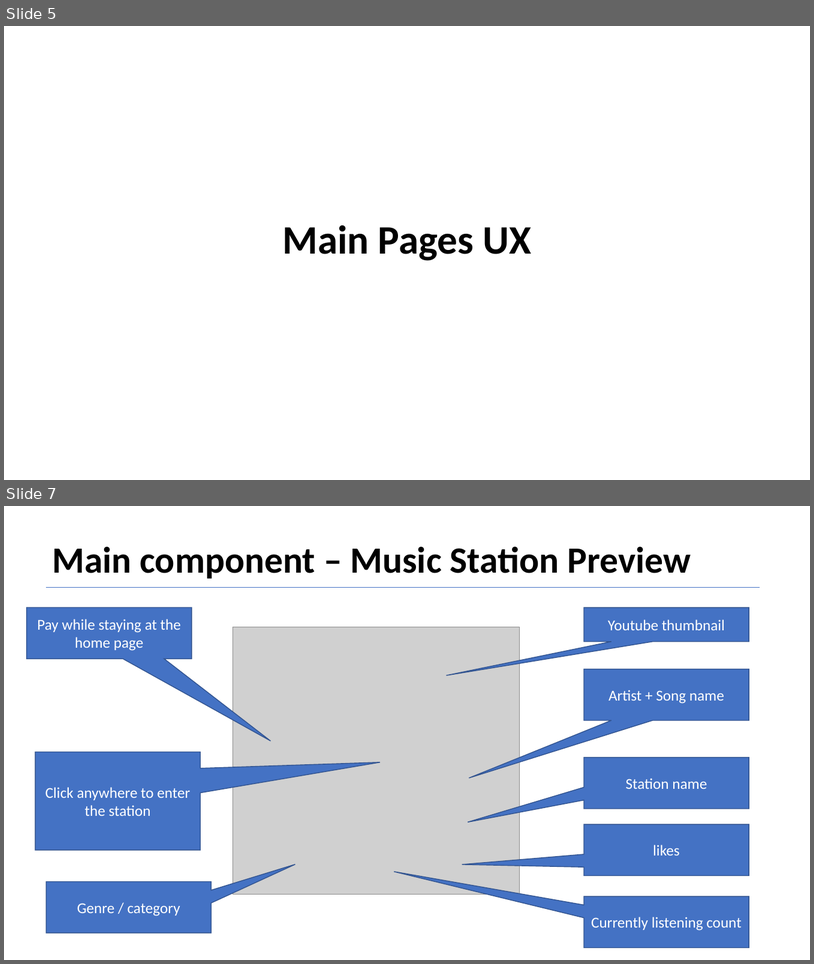
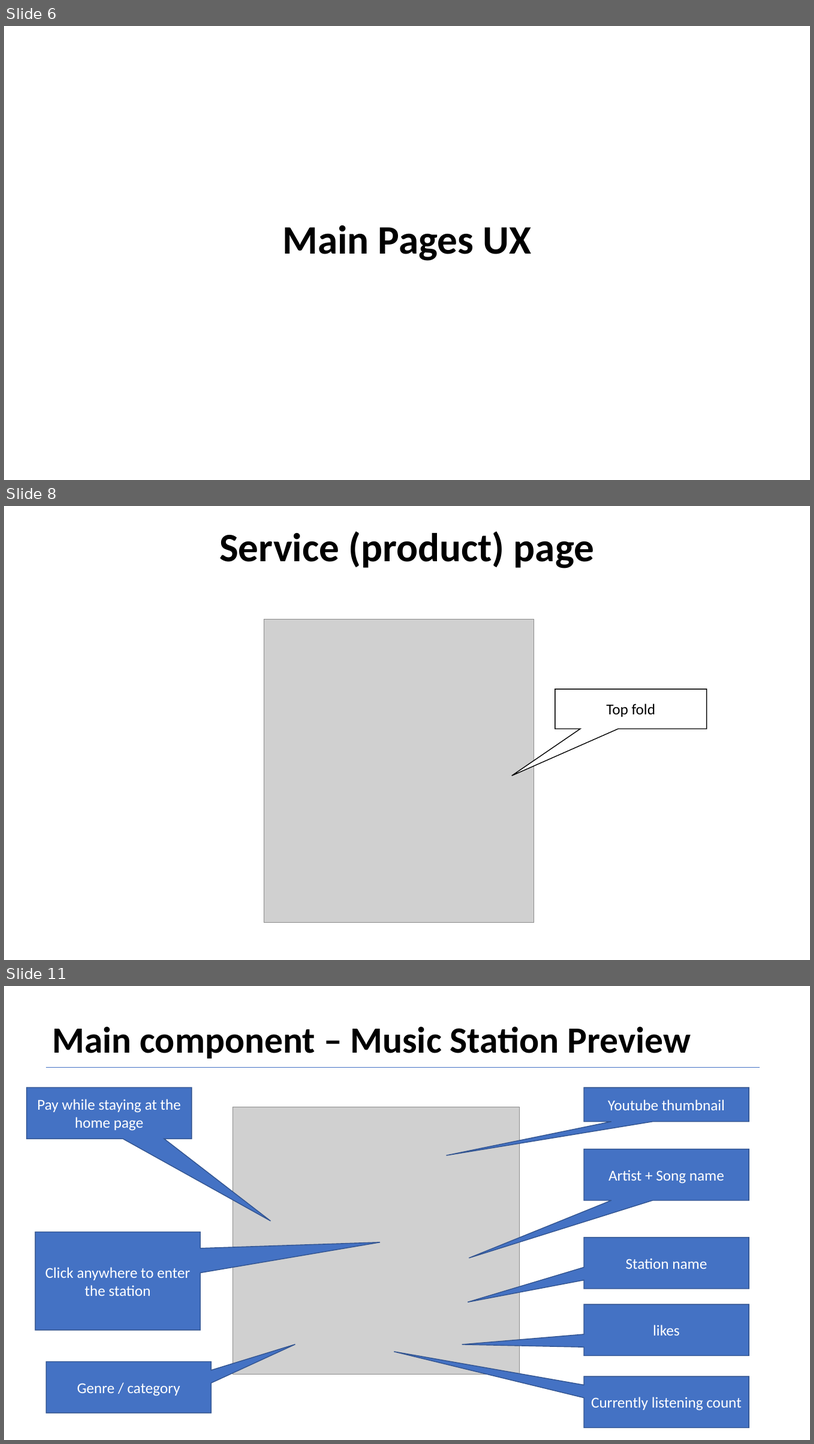
Before and after one commit to EmanuelBenHamo/Fiver-Final-Sprint, a slide deck: Product Definition Document Sample - Vybing - v1.5.pptx. Shown one above the other, each under a label of ours: slides 5 and 7 before the commit, slides 6, 8 and 11 after it; the slides between them are not shown. The pictures are 814x964 and 814x1444 pixels, drawn with LibreOffice and Linux fonts; fonts in the diff are those of the drawing; grey boxes stand for pictures. Boxes give left, top, right and bottom in pixels: in the first picture for what was removed or moved away, otherwise in the second. Text is boxed around its words. In the diff, an @@ line names an element or a change of style, - is before the commit and + after.

```diff
--- a/Product Definition Document Sample - Vybing - v1.5.pptx
+++ b/Product Definition Document Sample - Vybing - v1.5.pptx
@@ slide 8 added at <box>4,506,810,960</box>, background #FFFFFF @@
@@ text added at <box>219,531,594,568</box>, 48 pt, text #000000, bold @@
+Service (product) page
@@ picture added at <box>264,619,534,922</box> @@
@@ speech box added at <box>556,688,708,729</box>, fill #FFFFFF, outline #000000 1 pt, 18 pt, text #000000 @@
+Top fold
@@ what was slide 5 is now slide 6 @@
@@ what was slide 7 is now slide 11 @@
```
Also in this commit, not shown: 6 other slides added, 13 slides removed.
